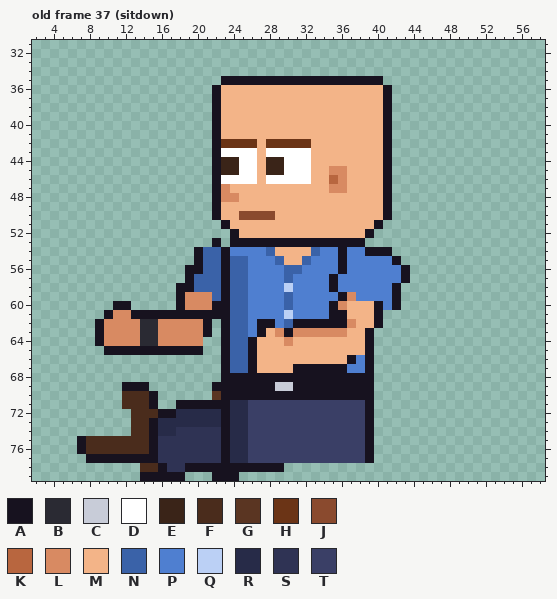
One commit to this pixel-art file: sprites/custom/custom_intern_bald_left_anim.aseprite. That is the earlier state.
64x80 pixels, 85 frames. Colours within 5 levels of each other are drawn and written as one. Shown: old frame 37 (sitdown): x 2..58, y 31..79. The commit also changed other frames, which this record leaves out.
Visible layers, top first: "Hair", "Face", "Watch", "Near Arm", "Collar", "Belt", "Shirt", "Body", "Back Arm", "Pants", "Shoes".
Palette (. is transparent): A #17121f  B #2a2a33  C #c8ccd8  D #ffffff  E #3a2418  F #4a2c1c  G #5a3522  H #6b3416  J #8a4a2e  K #b8663f  L #d88a62  M #f3b488  N #3a62a8  P #4f7fd0  Q #bbd0f5  R #272b48  S #2f3354  T #3a3f66
Pixels before, old frame 37 (sitdown) (only the part around the change), first column x 2:
31 ...................................................
32 ...................................................
33 ...................................................
34 ...................................................
35 .....................AAAAAAAAAAAAAAAAAA............
36 ....................AMMMMMMMMMMMMMMMMMMA...........
37 ....................AMMMMMMMMMMMMMMMMMMA...........
38 ....................AMMMMMMMMMMMMMMMMMMA...........
39 ....................AMMMMMMMMMMMMMMMMMMA...........
40 ....................AMMMMMMMMMMMMMMMMMMA...........
41 ....................AMMMMMMMMMMMMMMMMMMA...........
42 ....................AHHHHMHHHHHMMMMMMMMA...........
43 ....................ADDDDMDDDDDMMMMMMMMA...........
44 ....................AEEDDMEEDDDMMMMMMMMA...........
45 ....................AEEDDMEEDDDMMLLMMMMA...........
46 ....................ADDDDMDDDDDMMKLMMMMA...........
47 ....................ALMMMMMMMMMMMLLMMMMA...........
48 ....................ALLMMMMMMMMMMMMMMMMA...........
49 ....................AMMMMMMMMMMMMMMMMMMA...........
50 ....................AMMJJJJMMMMMMMMMMMMA...........
51 .....................AMMMMMMMMMMMMMMMMA............
52 ......................AMMMMMMMMMMMMMMA.............
53 ....................A.AAAAAAAAAAAAAAA..............
54 ..................ANNAPPPPNMMMMNPPAPPAAA...........
55 ..................ANNANNPPPNMMNPPPAPPPPPA..........
56 .................AANNANNPPPPNNPPPPAPPPPPPA.........
57 .................ANNNANNPPPPNPPPPAPPPPPPPA.........
58 ................AANNNANNPPPPQPPPPAPPPPPPA..........
59 ................ALLLNANNPPPPNPPPPPALPPPPA..........
60 .........AA.....ALLLAANNPPPPNPPPPALMMMAPA..........
61 ........ALLAAAAAAAAAAANNPPPPQPPPPAAMMMA............
62 .......ALLLLBBLLLLLA.ANNPAAPNAAAAAALMMA............
63 .......ALLLLBBLLLLLA.ANNPAMLALLLLLLMMA.............
64 .......ALLLLBBLLLLL..ANNAMMMLMMMMMMMMA.............
65 ........AAAAAAAAAAA..ANNAMMMMMMMMMMMMA.............
66 .....................ANNAMMMMMMMMMMAPA.............
67 .....................ANNAMMMMAAAAAAPPA.............
68 .....................AAAAAAAAAAAAAAAAA.............
69 ..........AAA.......AAAAAAACCAAAAAAAAA.............
70 ..........FFFA......GAAAAAAAAAAAAAAAAA.............
71 ..........FFFA..AAAAAARRTTTTTTTTTTTTTA.............
72 ...........FFFAARRRRRARRTTTTTTTTTTTTTA.............
73 ...........FFARRRRRRRARRTTTTTTTTTTTTTA.............
74 ...........FFARRSSSSSARRTTTTTTTTTTTTTA.............
75 .....AFFFFFFFASSSSSSSARRTTTTTTTTTTTTTA.............
76 .....AFFFFFFFASSSSSSSARRTTTTTTTTTTTTTA.............
77 ......AAAAAAAASSSSSSSARRTTTTTTTTTTTTTA.............
78 ............FFASSAAAAAAAAAAA.......................
79 ............AAAAA...AAA............................
The result:
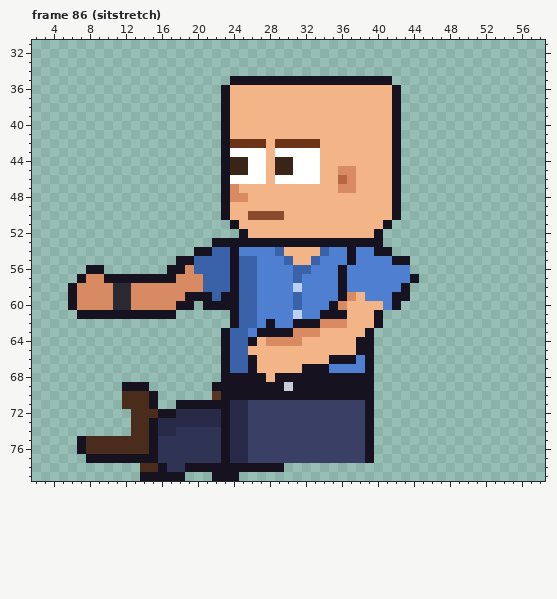
A new or re-ordered frame is compared with the old frame closest to it.
The edit:
frames 85 -> 123
Changed rows in their new state; - is an unchanged pixel.
Frame 86 (sitstretch) is new; against old frame 37 (sitdown):
first column x 6:
35 -----------------.-----------------A---
36 ----------------.A-----------------MA--
37 ----------------.A-----------------MA--
38 ----------------.A-----------------MA--
39 ----------------.A-----------------MA--
40 ----------------.A-----------------MA--
41 ----------------.A-----------------MA--
42 ----------------.A---HM----H-------MA--
43 ----------------.A---DM----D-------MA--
44 ----------------.A-E-DM-E--D-------MA--
45 ----------------.A-E-DM-E--D-M-L---MA--
46 ----------------.A---DM----D-MKL---MA--
47 ----------------.AL----------M-L---MA--
48 ----------------.A-L---------------MA--
49 ----------------.A-----------------MA--
50 ----------------.A-M---J-----------MA--
51 -----------------.A---------------MA---
52 ------------------.A-------------MA----
53 -----------------A---------------AA----
54 ---------------A-NA---PN---MN-PA-P-----
55 ------------AAN--NA-N--PN-MN--PA-----A-
56 --AA-------AALN--NA-N---P-N----------P-
57 -ALLAAAAAAAALLL--NA-N---PN---PA------PA
58 ALLLLBBLLLLLLLL--NA-N---PQ---PA-----PA-
59 ALLLLBBLLLLLLAAA--A-N---PN------M----A-
60 ALLLLBBLLLLL-A.A--A-N---PN--------M----
61 -AAA-AA-----......A-N---PQ--A----------
62 ---.............-.A-NP--P---LLLM-------
63 ---.............------AA----MMM--------
64 ---............-------LL-L------A------
65 ----...........-----M-----------A------
66 -----------------------------AA--------
67 -------------------------M---PP--------
68 ----------------------M----------------
69 -----------------------A---------------
